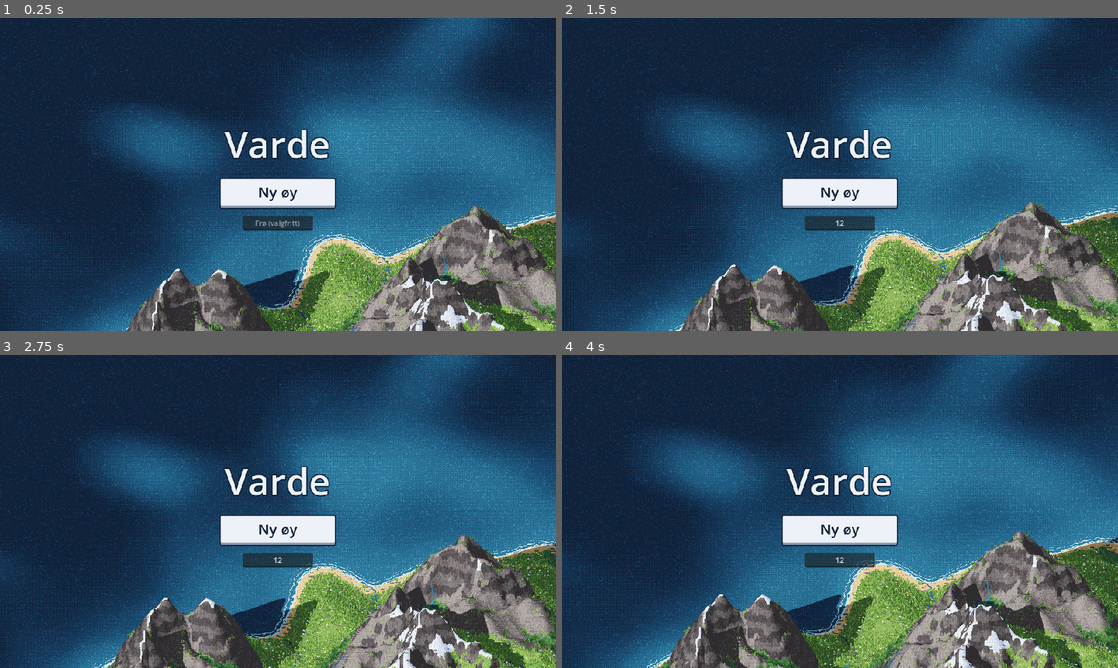
Above: before the commit, frames 1-4 (two rows, left to right).
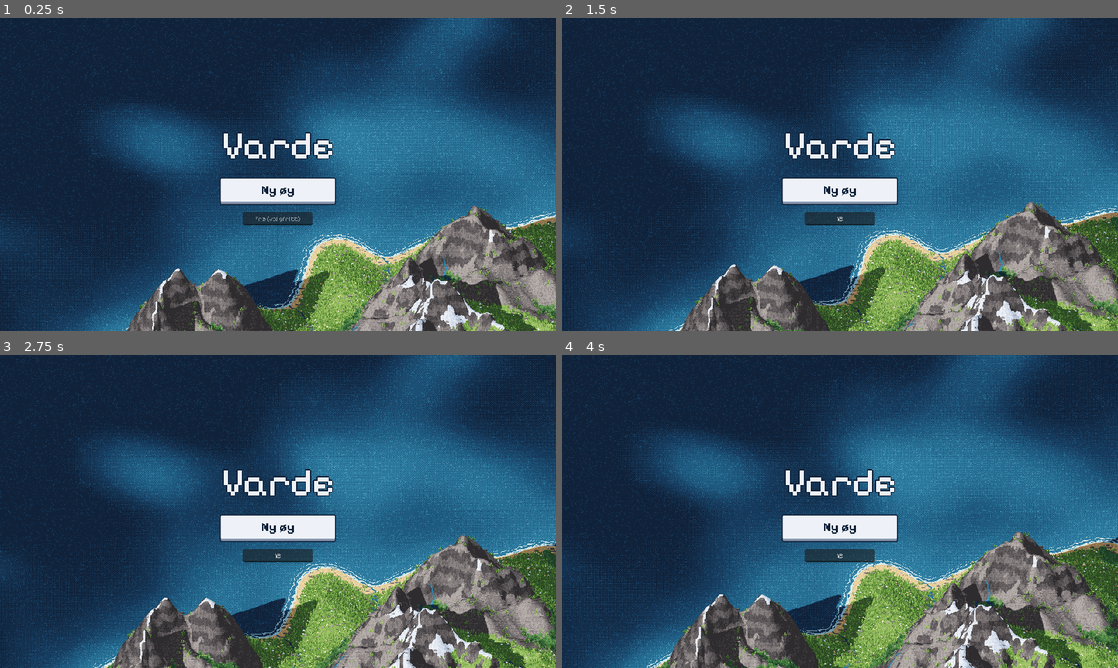
Above: after the commit, the same moments.

Repository: stommeras/varde
Game: Godot game, scene res://game/title_screen.tscn
The game is run twice, just before and just after one commit, with the same random seed, the same clock (stepped at 60 frames per second) and the same inputs.
Inputs (mouse positions are in pixels of both pictures, inside the frame that each line leads up to):
- Up to frame 1 (0.25 s): no input
- Up to frame 2 (1.5 s): click (840, 221) at 0.52 s; type "12" at 0.6 s; drag from (840, 174) to (895, 105) at 1.27 s
- Up to frame 3 (2.75 s): drag from (166, 527) to (250, 574) at 2.02 s
- Up to frame 4 (4 s): move the mouse to (895, 442) at 2.77 s; hold D (move_right) 2.78-3.5 s; hold - (zoom_out) 2.78-3.5 s; drag from (812, 574) to (673, 464) at 3.52 s

The runs differ from the first frame. In frame 1, 2.2% of the frame differs, in the area x 39-61%, y 35-68%; in frame 2, 2.2%; in frame 3, 2.2%; in frame 4, 2.2%.

Commit message:
feat: use Pixelify Sans in the game and Literata on the site
The game's text is Pixelify Sans, drawn without antialiasing at sizes on
its 11px grid (22 by default, 66 for the title, 11 for small text), so it
scales up with the pixel art. The landing page uses Literata, served from
site/fonts, with the title in bold italic.

Closes #108

Co-Authored-By: Claude Opus 5.5 <noreply@anthropic.com>

Diff:
--- a/debug/debug_view.gd
+++ b/debug/debug_view.gd
@@ -140,7 +140,7 @@
 	_controls_3d.hide()
 	layer.add_child(_controls_3d)
 	for control: Control in row.get_children() + _controls_3d.get_children():
-		control.add_theme_font_size_override("font_size", 10)
+		control.add_theme_font_size_override("font_size", 11)
 
 
 func _on_seed_submitted(text: String) -> void:
--- a/game/god_mode.gd
+++ b/game/god_mode.gd
@@ -35,7 +35,7 @@
 func _ready() -> void:
 	layer = 10
 	_panel.position = Vector2(8, 8)
-	_panel.add_theme_font_size_override("font_size", 12)
+	_panel.add_theme_font_size_override("font_size", 11)
 	_panel.add_theme_color_override("font_color", Ramps.RAMPS[Ramps.Terrain.SNOW][3])
 	_panel.add_theme_color_override("font_outline_color", Ramps.RAMPS[Ramps.Terrain.ROCK][0])
 	_panel.add_theme_constant_override("outline_size", 4)
--- /dev/null
+++ b/game/theme.tres
@@ -0,0 +1,7 @@
+[gd_resource type="Theme" format=3]
+
+[ext_resource type="FontFile" path="res://fonts/PixelifySans.ttf" id="1_font"]
+
+[resource]
+default_font = ExtResource("1_font")
+default_font_size = 22
--- a/game/title_screen.gd
+++ b/game/title_screen.gd
@@ -42,7 +42,8 @@
 	var title := Label.new()
 	title.text = tr("GAME_TITLE")
 	title.horizontal_alignment = HORIZONTAL_ALIGNMENT_CENTER
-	title.add_theme_font_size_override("font_size", 64)
+	# Pixelify Sans lands on whole pixels at multiples of 11, and at 66 each of its pixels is 6 wide.
+	title.add_theme_font_size_override("font_size", 66)
 	title.add_theme_color_override("font_color", Ramps.RAMPS[Ramps.Terrain.SNOW][3])
 	title.add_theme_color_override("font_outline_color", Ramps.RAMPS[Ramps.Terrain.WATER][0])
 	title.add_theme_constant_override("outline_size", TITLE_OUTLINE)
@@ -51,7 +52,6 @@
 	var new_island := _new_island
 	new_island.text = tr("NEW_ISLAND")
 	new_island.custom_minimum_size.x = 200
-	new_island.add_theme_font_size_override("font_size", 24)
 	new_island.size_flags_horizontal = Control.SIZE_SHRINK_CENTER
 	_style_key(new_island)
 	new_island.pressed.connect(_start)
@@ -62,7 +62,7 @@
 	_seed_field.alignment = HORIZONTAL_ALIGNMENT_CENTER
 	_seed_field.custom_minimum_size.x = 120
 	_seed_field.size_flags_horizontal = Control.SIZE_SHRINK_CENTER
-	_seed_field.add_theme_font_size_override("font_size", 12)
+	_seed_field.add_theme_font_size_override("font_size", 11)
 	_seed_field.text_submitted.connect(_start.unbind(1))
 	column.add_child(_seed_field)
 	# Hidden until the player tabs or uses the arrow keys, like focus-visible on the web.
--- a/game/version_label.gd
+++ b/game/version_label.gd
@@ -13,7 +13,7 @@
 func _init() -> void:
 	text = ProjectSettings.get_setting("application/config/version", "")
 	visible = text != ""
-	add_theme_font_size_override("font_size", 12)
+	add_theme_font_size_override("font_size", 11)
 	add_theme_color_override("font_color", Ramps.RAMPS[Ramps.Terrain.SNOW][3])
 	add_theme_color_override("font_outline_color", Ramps.RAMPS[Ramps.Terrain.WATER][0])
 	add_theme_constant_override("outline_size", OUTLINE)
--- a/project.godot
+++ b/project.godot
@@ -23,6 +23,10 @@
 window/size/window_height_override=1080
 window/stretch/mode="viewport"
 window/stretch/scale_mode="integer"
+
+[gui]
+
+theme/custom="res://game/theme.tres"
 
 [input]
 
Not shown, added: fonts/OFL.txt
Binary file added: fonts/PixelifySans.ttf
Not shown, added: fonts/PixelifySans.ttf.import
Not shown, added: site/.gdignore
Binary file added: site/fonts/Literata-Italic.woff2
Binary file added: site/fonts/Literata.woff2
Not shown, added: site/fonts/OFL.txt
Not shown, changed: SPEC.md
Not shown, changed: docs/releasing.md
